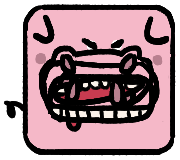
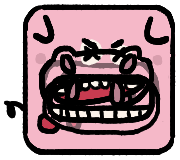
Revision of a layered 180×160 image; what changed, layer by layer:
added layer "Pig_Hitted" above "Pig_Face" over [37, 39, 161, 136]
"Pig_Face": opacity 100% → 47% over [35, 39, 163, 132]
